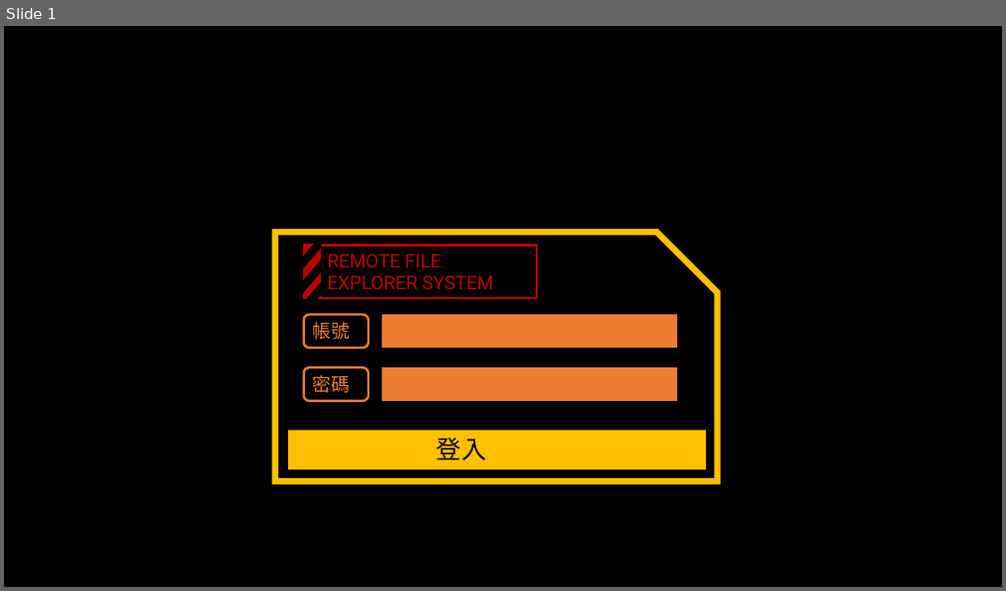
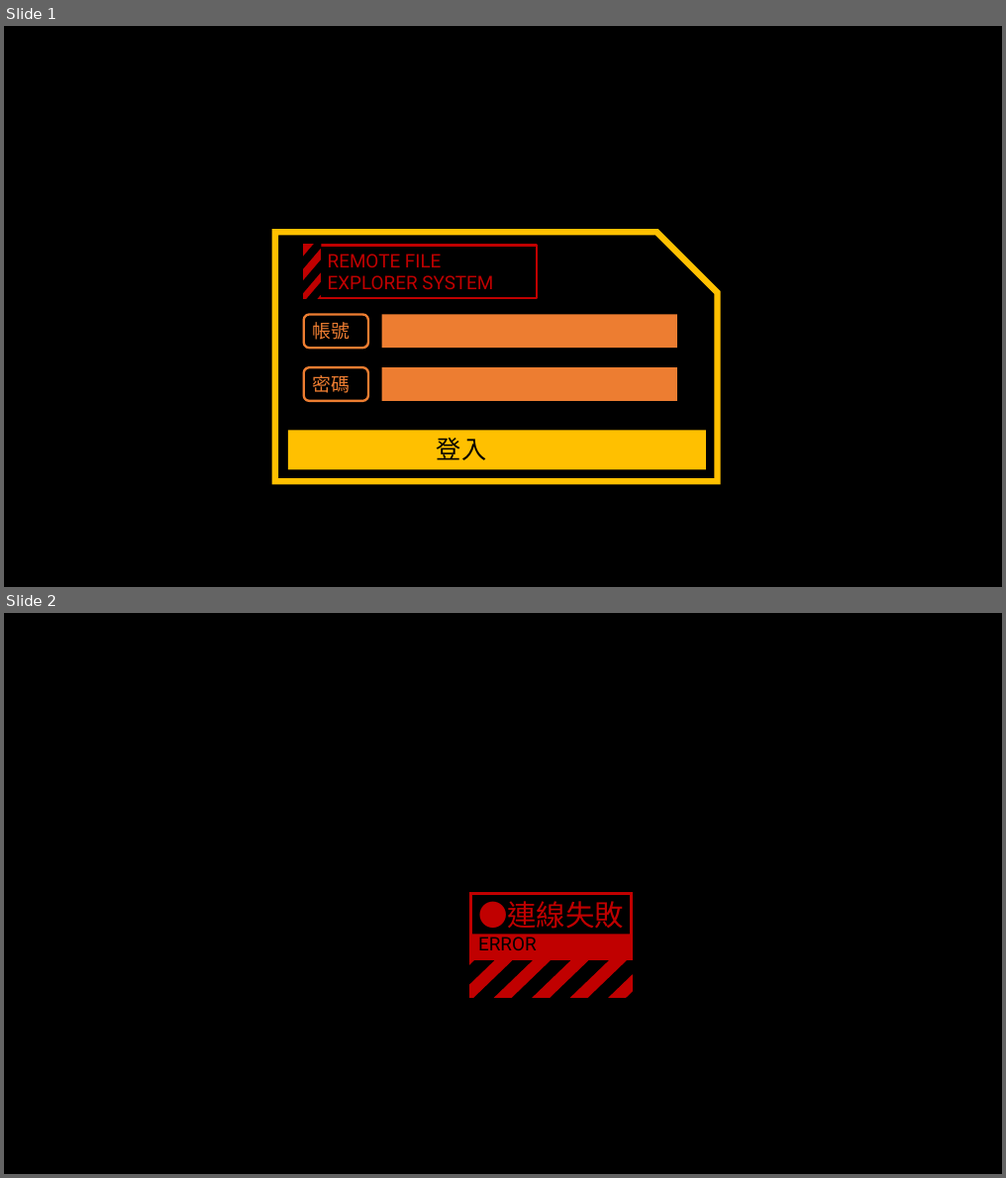
Before and after one commit to TriangleSnake/remoteFileExplorerProject, a slide deck: images/作圖.pptx. Shown one above the other, each under a label of ours: slide 1 before the commit, slides 1 and 2 after it. The pictures are 1006x591 and 1006x1178 pixels, drawn with LibreOffice and Linux fonts; fonts in the diff are those of the drawing. Boxes give left, top, right and bottom in pixels: in the first picture for what was removed or moved away, otherwise in the second. Text is boxed around its words. In the diff, an @@ line names an element or a change of style, - is before the commit and + after.

```diff
--- a/images/作圖.pptx
+++ b/images/作圖.pptx
@@ slide 2 added at [4, 613, 1002, 1174], background #000000 @@
@@ rectangle added at [471, 894, 632, 944], fill #000000, outline #000000 1 pt @@
@@ rectangle added at [471, 894, 632, 997], outline #C00000 3 pt, 28 pt, text #C00000 @@
+●連線失敗
+ERROR
@@ rectangle added at [471, 934, 632, 996], fill #C00000 @@
@@ parallelogram added at [440, 962, 491, 997], fill #000000, outline #000000 3 pt @@
@@ parallelogram added at [478, 962, 529, 997], fill #000000, outline #000000 3 pt @@
@@ parallelogram added at [515, 962, 566, 997], fill #000000, outline #000000 3 pt @@
@@ parallelogram added at [553, 962, 604, 997], fill #000000, outline #000000 3 pt @@
@@ parallelogram added at [592, 962, 643, 997], fill #000000, outline #000000 3 pt @@
@@ parallelogram added at [630, 962, 681, 997], fill #000000, outline #000000 3 pt @@
```
Also in this commit, not shown: 3 other slides added, 15 other files.
